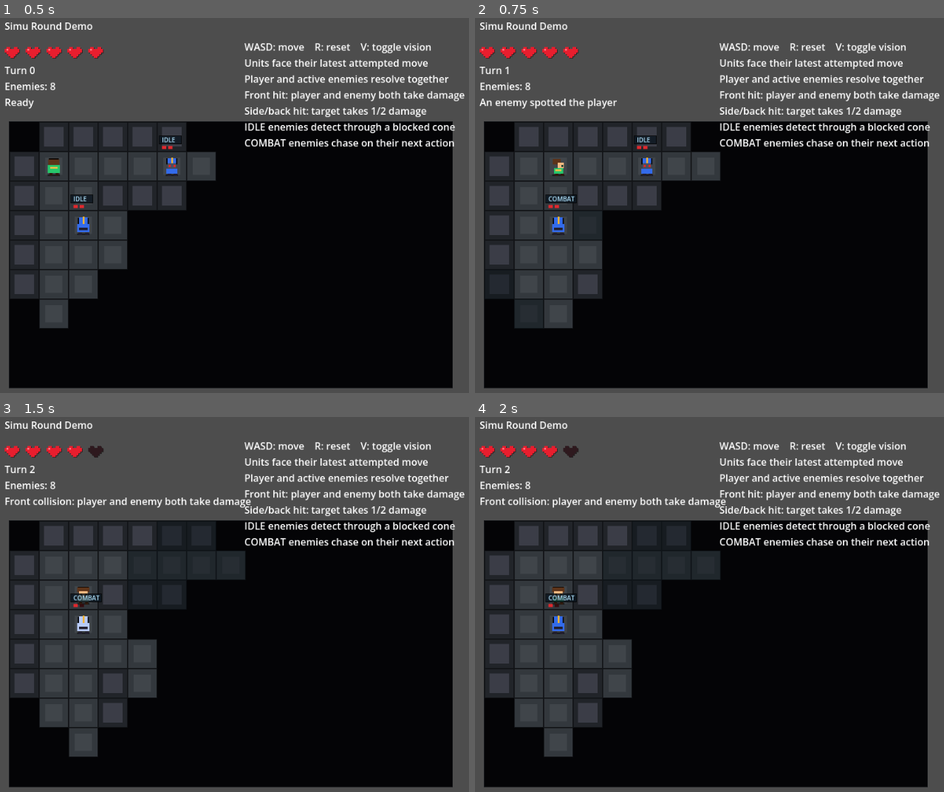
Above: before the commit, frames 1-4 (two rows, left to right).
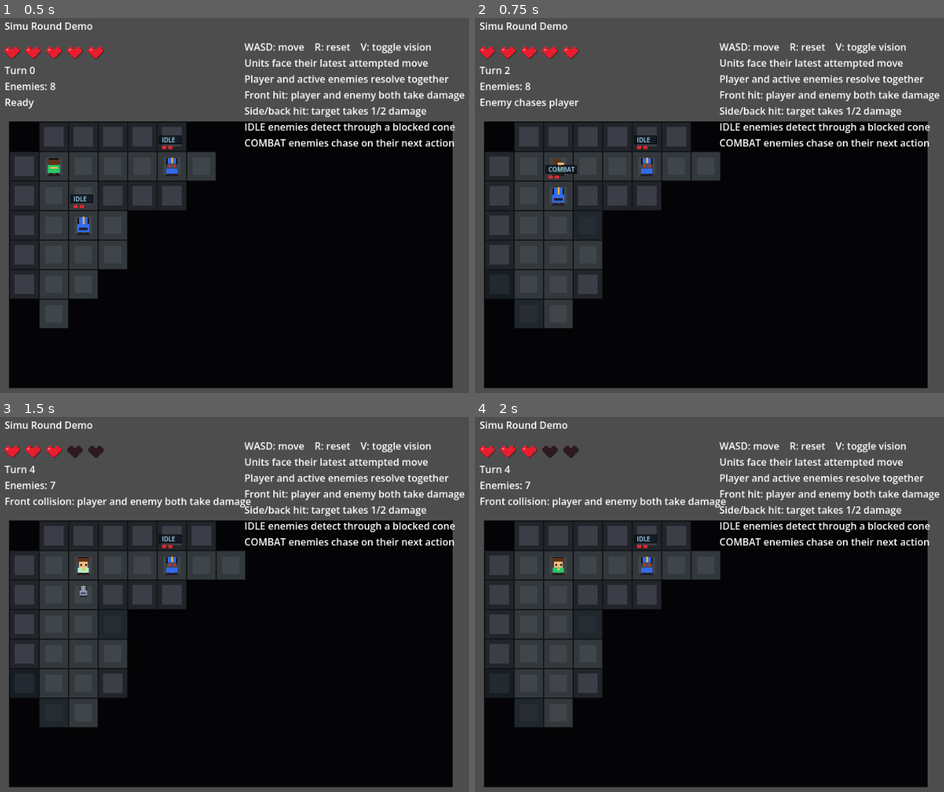
Above: after the commit, the same moments.

Repository: TreeGrassClanKindofLame/SimuRoundDemo
Game: Godot game, scene res://scenes/main.tscn
Same seed, same stepped clock (60 frames per second), same inputs: the game is played once before the commit and once after it.
Inputs:
- Up to frame 1 (0.5 s): no input
- Up to frame 2 (0.75 s): tap Enter at 0.5 s; hold D from 0.53 s (still down); tap 1 at 0.6 s
- Up to frame 3 (1.5 s): tap Space at 1.25 s; release D at 1.28 s; hold S from 1.28 s (still down); tap 1 at 1.35 s
- Up to frame 4 (2 s): keep holding S

Frame 1 is identical in both runs. In frame 2, 0.9% of the frame differs, in the area x 0-31%, y 12-58%; in frame 3, 3.4%; in frame 4, 3.4%, in the area x 6-52%, y 7-91%.

Commit message:
增加“等待”行为

Diff:
--- a/scripts/main.gd
+++ b/scripts/main.gd
@@ -125,7 +125,15 @@
 	if not key_event.pressed or key_event.echo:
 		return
 
-	match key_event.keycode:
+	if not _try_play_key_action(key_event.keycode):
+		return
+
+	get_viewport().set_input_as_handled()
+
+func _try_play_key_action(keycode: Key) -> bool:
+	match keycode:
+		KEY_1:
+			_play_turn(DIR_NONE)
 		KEY_W:
 			_play_turn(DIR_UP)
 		KEY_S:
@@ -142,9 +150,8 @@
 			_update_hud()
 			queue_redraw()
 		_:
-			return
-
-	get_viewport().set_input_as_handled()
+			return false
+	return true
 
 func _setup_audio() -> void:
 	sound_players["bump"] = _create_sound_player(_make_tone(90.0, 60.0, 0.08, 0.35))
@@ -245,7 +252,7 @@
 	if player_alive:
 		_update_player_fog()
 		alert_event = _update_enemy_alerts()
-	if player_alive and alert_event != "" and (turn_event == "" or turn_event == "Player moves"):
+	if player_alive and alert_event != "" and (turn_event == "" or turn_event == "Player moves" or turn_event == "Player waits"):
 		last_event = alert_event
 	elif player_alive and turn_event != "":
 		last_event = turn_event
@@ -425,6 +432,10 @@
 
 	if player_alive and moved_player:
 		_add_unique_event(events, "Player moves")
+	elif player_alive:
+		var player_intent: Dictionary = intent_by_unit.get("player", {})
+		if not player_intent.is_empty() and player_intent["delta"] == DIR_NONE:
+			_add_unique_event(events, "Player waits")
 	if moved_enemy:
 		_add_unique_event(events, "Enemy chases player")
 
@@ -596,6 +607,9 @@
 			return event_text
 	for event_text in events:
 		if event_text == "Player moves":
+			return event_text
+	for event_text in events:
+		if event_text == "Player waits":
 			return event_text
 	if events.size() > 0:
 		return events[0]
